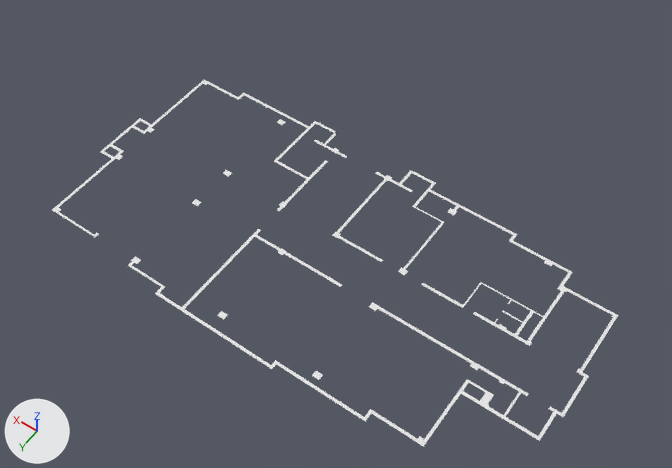
Before and after pictures for a commit that changed the Blender file Planta_baja/Planta_baja.blend.
Rendered twice from a 50 mm lens placed at (-15.7, 23.9, 35.4), pointed at (-0.3, 2.5, 1.7). Arrows for +X, +Y and +Z are at lower left; the lights stay in place. Materials are left out; every surface is plain grey.
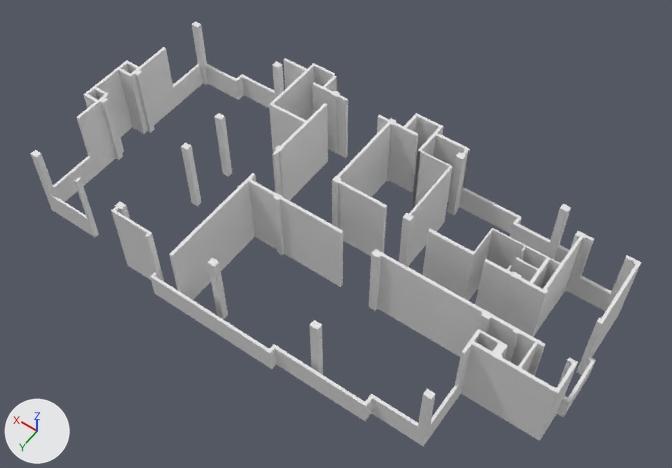
Commit message: arreglo vértices planta baja y primer piso

Changed parts and their boxes [x1, y1, x2, y2] in the pictures (672 x 468 px):
'Plane', reshaped (8% wider, 16% taller)
    before: [52, 80, 618, 447]
    after: [31, 21, 641, 446]
part 1 of me_plane_002, added
    after: [275, 346, 305, 382]
part 2 of me_plane_002, built on
    before: [557, 285, 564, 291]
    after: [31, 21, 641, 446]

What the commit changed:
me_plane_002 is used by ob_plane; location (4.35, -4.13, 0.0); scale (0.075, 0.075, 1.12).
me_plane_002 had 522 vertices, 204 faces, 7 loose edges and spanned x -230.0..122.0, y -1.0..175.0, z 0.0.
me_plane_002 now has 1148 vertices, 990 faces, 2 loose edges and spans x -230.0..122.0, y -1.0..175.0, z 0.0..4.0.
me_plane_002 part 1: a new loose piece, a box spanning x -99.9..-79.7, y 169.4..171.4, z 0.0..1.2.
me_plane_002 part 2: 1 vertex removed from x -190.0, y 29.0, z 0.0; 603 vertices added at x -230.0..122.0, y -1.0..175.0, z 0.0..4.0.
